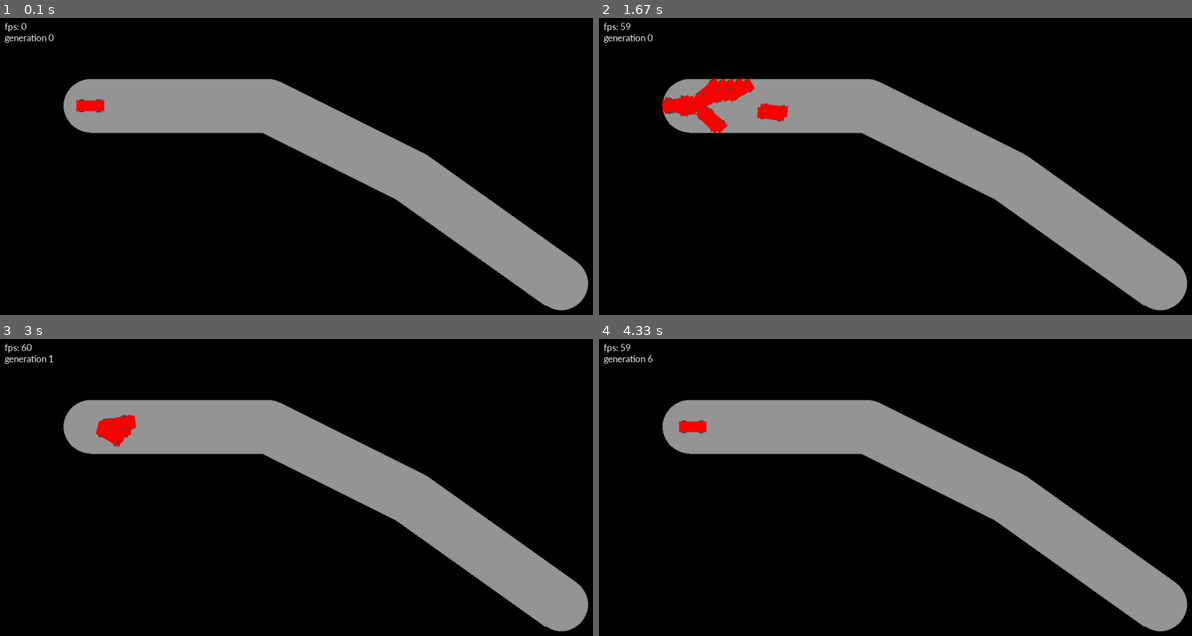
Above: before the commit, frames 1-4 (two rows, left to right).
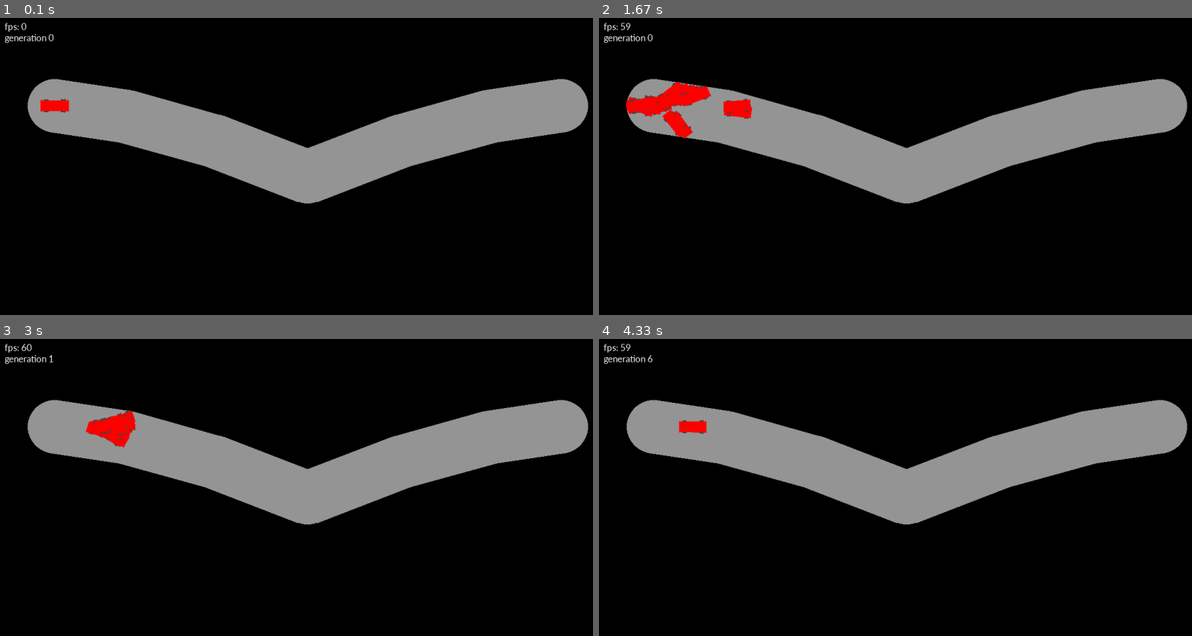
Above: after the commit, the same moments.

Repository: alexelwood14/Hello-AI
Game: pygame game, started from main.py
Two runs of this game, one before a commit and one after it. Both use one fixed random seed, a clock stepped at 60 frames per second and the inputs below.
Inputs (mouse positions are in pixels of both pictures, inside the frame that each line leads up to):
- Up to frame 1 (0.1 s): no input
- Up to frame 2 (1.67 s): click (901, 208) at 0.38 s
- Up to frame 3 (3 s): tap X at 2.17 s
- Up to frame 4 (4.33 s): tap X at 3.07, 3.37, 3.57, 3.87, 4.07 s

The runs differ from the first frame. In frame 1, 24% of the frame differs, in the area x 4-100%, y 20-99%; in frame 2, 25%; in frame 3, 24%; in frame 4, 23%.

Commit message:
Fixed biases copying issue and added a third track

Diff:
--- a/ai.py
+++ b/ai.py
@@ -287,13 +287,14 @@
 
     def set_biases(self, biases):
         for layer in range(len(biases)):
-            self.biases[layer] = biases[layer][:]
+            for b in range(len(biases[layer])):
+                self.biases[layer][b] = biases[layer][b]
 
 
     def mutate_biases(self):
         for layer in range(len(self.biases)):
             for bias in range(len(self.biases[layer])):
-                self.biases[layer][bias] = np.random.normal(self.biases[layer][bias], 0.1)
+                self.biases[layer][bias] = np.random.normal(self.biases[layer][bias], 0.5)
 
 
     def mutate_weights(self):
--- a/game.py
+++ b/game.py
@@ -94,7 +94,7 @@
     f = open("data/average_progress", "a")
 
     asp_ratio = window.get_size()[1] / const.BASE_RES
-    track_points = get_track_points("track2", asp_ratio)
+    track_points = get_track_points("track3", asp_ratio)
     track = map_o.Map(window, const.COL["light_grey"], track_points, 100)
 
     start_ang = track.get_start_ang()
@@ -106,7 +106,7 @@
         frame_time = clock.tick() / 1000
         if not paused:
             gen_time += frame_time
-        if gen_time >= 60:
+        if gen_time >= 30:
             simulating = False
 
         #process inputs
Not shown, changed: data/average_progress
Not shown, changed: data/snapshot
Not shown, added: data/track3
